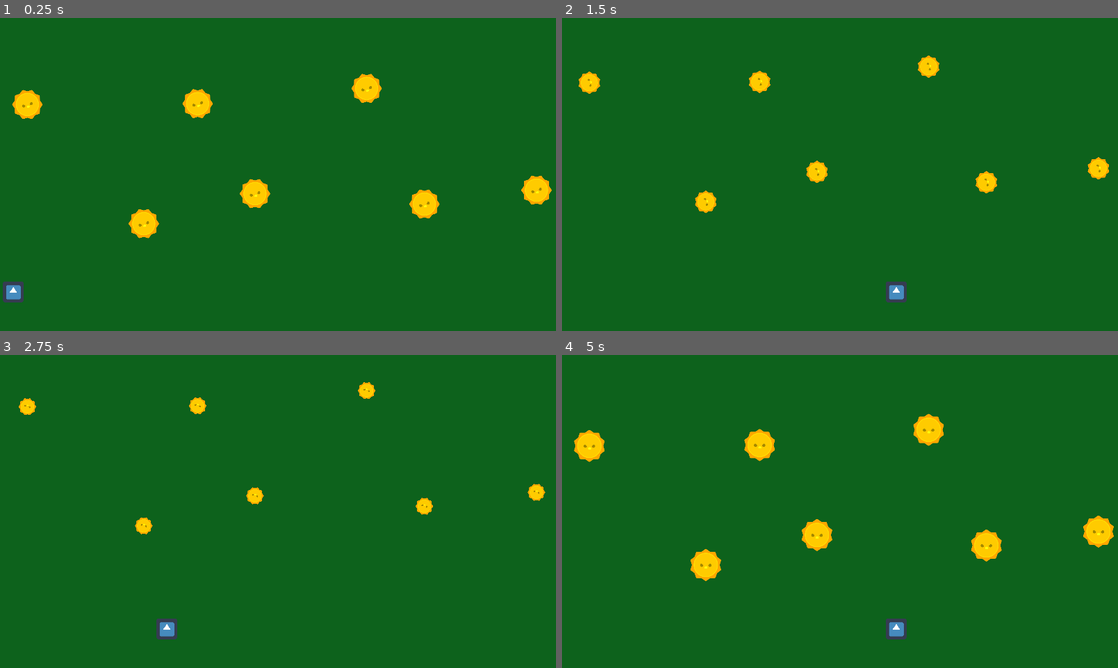
Above: before the commit, frames 1-4 (two rows, left to right).
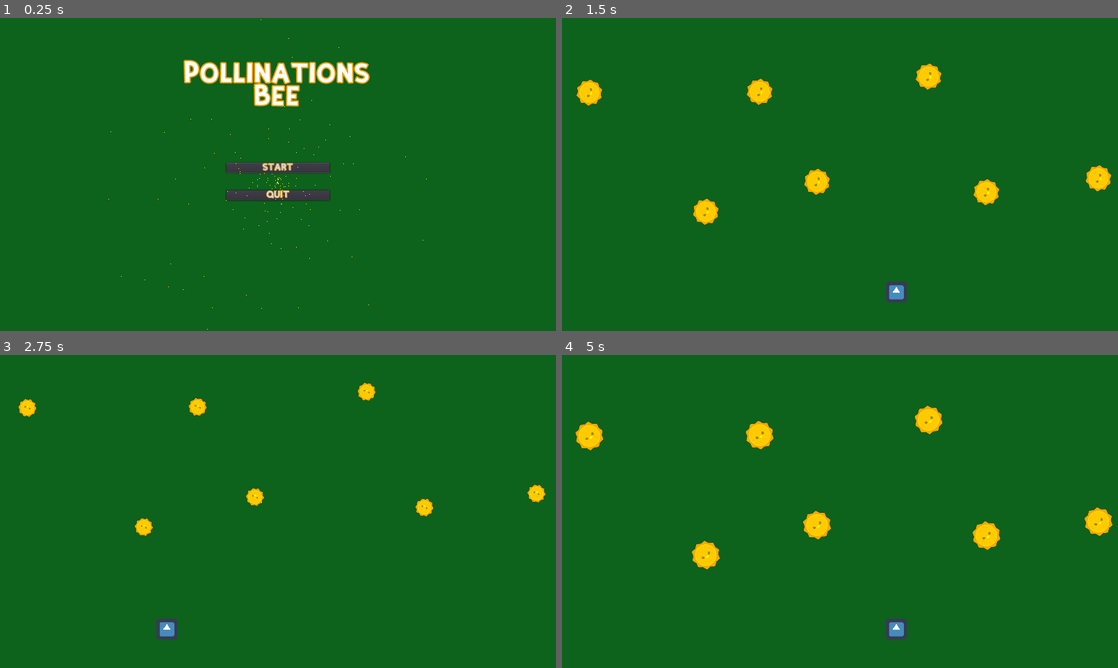
Above: after the commit, the same moments.

Repository: Szczocik/Pollinations_bee
Game: Godot game, scene res://GUI/MainMenu.tscn
Two runs of this game, one before a commit and one after it. Both use one fixed random seed, a clock stepped at 60 frames per second and the inputs below. Before the commit the project starts from res://World.tscn. The engine's default icon, where the game draws it, is replaced by a stand-in: a white triangle on a blue panel in a dark square.
Inputs (mouse positions are in pixels of both pictures, inside the frame that each line leads up to):
- Up to frame 1 (0.25 s): no input
- Up to frame 2 (1.5 s): click (840, 168) at 0.5 s, where only the run after the commit has a clickable "START"; move the mouse to (962, 158) at 1.27 s
- Up to frame 3 (2.75 s): move the mouse to (166, 527) at 2.02 s
- Up to frame 4 (5 s): move the mouse to (895, 442) at 2.77 s; move the mouse to (812, 574) at 3.52 s; move the mouse to (1006, 558) at 4.27 s

The runs differ from the first frame. In frame 1, 6.2% of the frame differs, in the area x 0-100%, y 0-100%; in frame 2, 2.2%; in frame 3, 0.4%; in frame 4, 2.9%.

Commit message:
Main Menu

Diff:
--- /dev/null
+++ b/GUI/MainMenu.gd
@@ -0,0 +1,8 @@
+extends Control
+
+func _on_StartButton_pressed():
+	get_tree().change_scene("res://World.tscn")
+
+
+func _on_QuitButton_pressed():
+	get_tree().quit()
--- a/GUI/MainMenu.tscn
+++ b/GUI/MainMenu.tscn
@@ -1,24 +1,43 @@
-[gd_scene load_steps=4 format=2]
+[gd_scene load_steps=6 format=2]
 
 [ext_resource path="res://kirifont/KiriFont.ttf" type="DynamicFontData" id=1]
+[ext_resource path="res://GUI/MainMenu.gd" type="Script" id=2]
 
 [sub_resource type="DynamicFont" id=1]
 size = 50
+outline_size = 3
+outline_color = Color( 0.945098, 0.631373, 0.0313726, 1 )
 font_data = ExtResource( 1 )
 
 [sub_resource type="DynamicFont" id=2]
+outline_size = 1
+outline_color = Color( 0.945098, 0.631373, 0.0313726, 1 )
+use_filter = true
 font_data = ExtResource( 1 )
+
+[sub_resource type="ParticlesMaterial" id=3]
+flag_disable_z = true
+spread = 180.0
+gravity = Vector3( 0, 0, 0 )
+initial_velocity = -200.0
+initial_velocity_random = 1.0
+orbit_velocity = 0.0
+orbit_velocity_random = 0.0
+scale = 1.5
+scale_random = 0.5
+color = Color( 0.92549, 0.937255, 0.0313726, 1 )
 
 [node name="MainMenu" type="Control"]
 anchor_right = 1.0
 anchor_bottom = 1.0
+script = ExtResource( 2 )
 
 [node name="TextureRect" type="ColorRect" parent="."]
 anchor_right = 1.0
 anchor_bottom = 1.0
 color = Color( 0.054902, 0.388235, 0.113725, 1 )
 
-[node name="Text" type="Label" parent="."]
+[node name="Title" type="Label" parent="."]
 anchor_left = 0.5
 anchor_top = 0.5
 anchor_right = 0.5
@@ -28,9 +47,10 @@
 margin_right = 237.0
 margin_bottom = -138.0
 custom_fonts/font = SubResource( 1 )
-text = "GRATULACJE"
+text = "Pollinations Bee"
 align = 1
 valign = 1
+autowrap = true
 
 [node name="VBoxContainer" type="VBoxContainer" parent="."]
 anchor_left = 0.5
@@ -41,17 +61,29 @@
 margin_top = -68.0
 margin_right = 119.0
 margin_bottom = 101.0
-custom_constants/separation = 20
+custom_constants/separation = 40
+alignment = 1
 
 [node name="StartButton" type="Button" parent="VBoxContainer"]
+margin_top = 41.0
 margin_right = 238.0
-margin_bottom = 23.0
+margin_bottom = 64.0
 custom_fonts/font = SubResource( 2 )
 text = "START"
 
 [node name="QuitButton" type="Button" parent="VBoxContainer"]
-margin_top = 43.0
+margin_top = 104.0
 margin_right = 238.0
-margin_bottom = 66.0
+margin_bottom = 127.0
 custom_fonts/font = SubResource( 2 )
 text = "QUIT"
+
+[node name="Particles2D" type="Particles2D" parent="."]
+position = Vector2( 640, 380 )
+amount = 200
+lifetime = 3.0
+preprocess = 5.0
+process_material = SubResource( 3 )
+
+[connection signal="pressed" from="VBoxContainer/StartButton" to="." method="_on_StartButton_pressed"]
+[connection signal="pressed" from="VBoxContainer/QuitButton" to="." method="_on_QuitButton_pressed"]
--- a/Player/Player.gd
+++ b/Player/Player.gd
@@ -41,6 +41,8 @@
 
 func add_score():
 	score += 1
+	if score >= 1:
+		$MenuTimer.start()
 
 func pollition_effect():
 	$Pollination.emitting = true
@@ -53,3 +55,7 @@
 func _on_Pollination_Timer_timeout():
 	$Pollination/FlowerOK.play()
 	pollition_effect()
+
+
+func _on_MenuTimer_timeout():
+	get_tree().change_scene("res://GUI/MainMenu.tscn")
--- a/Player/Player.tscn
+++ b/Player/Player.tscn
@@ -79,7 +79,11 @@
 [node name="Pollination_Timer" type="Timer" parent="."]
 one_shot = true
 
+[node name="MenuTimer" type="Timer" parent="."]
+wait_time = 5.0
+
 [connection signal="timeout" from="Timer" to="." method="_on_Timer_timeout"]
 [connection signal="timeout" from="Pollination_Timer" to="." method="_on_Pollination_Timer_timeout"]
+[connection signal="timeout" from="MenuTimer" to="." method="_on_MenuTimer_timeout"]
 
 [editable path="Pollination"]
--- a/project.godot
+++ b/project.godot
@@ -11,7 +11,7 @@
 [application]
 
 config/name="Pollinations_Bee"
-run/main_scene="res://World.tscn"
+run/main_scene="res://GUI/MainMenu.tscn"
 config/icon="res://icon.png"
 
 [autoload]
